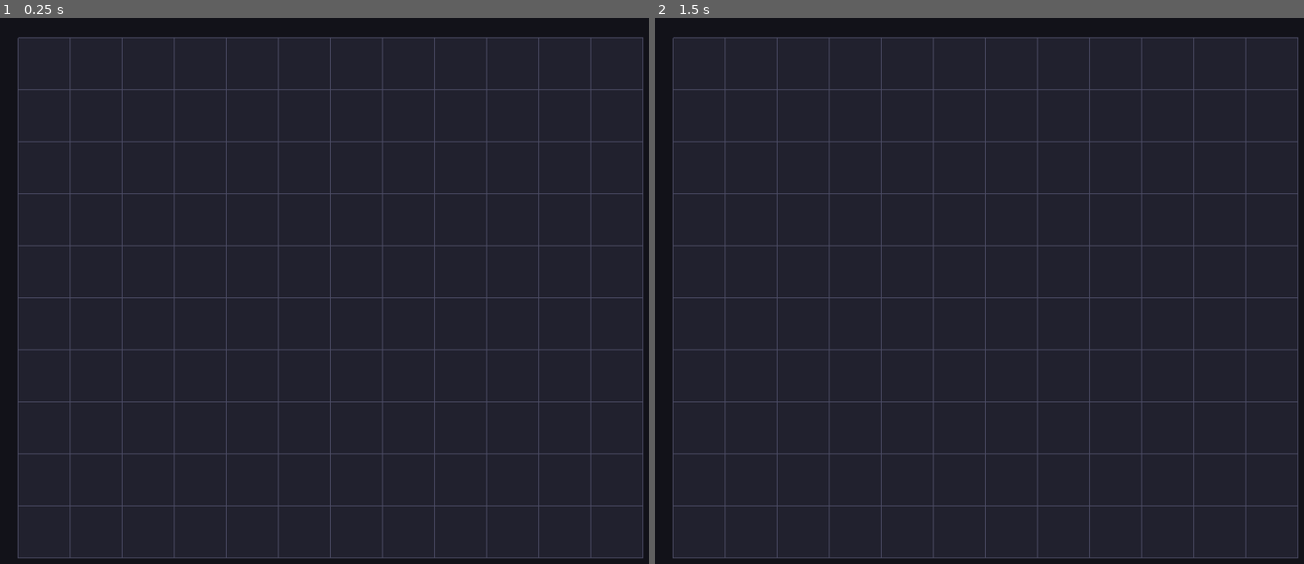
Above: before the commit, frames 1-2 (left to right).
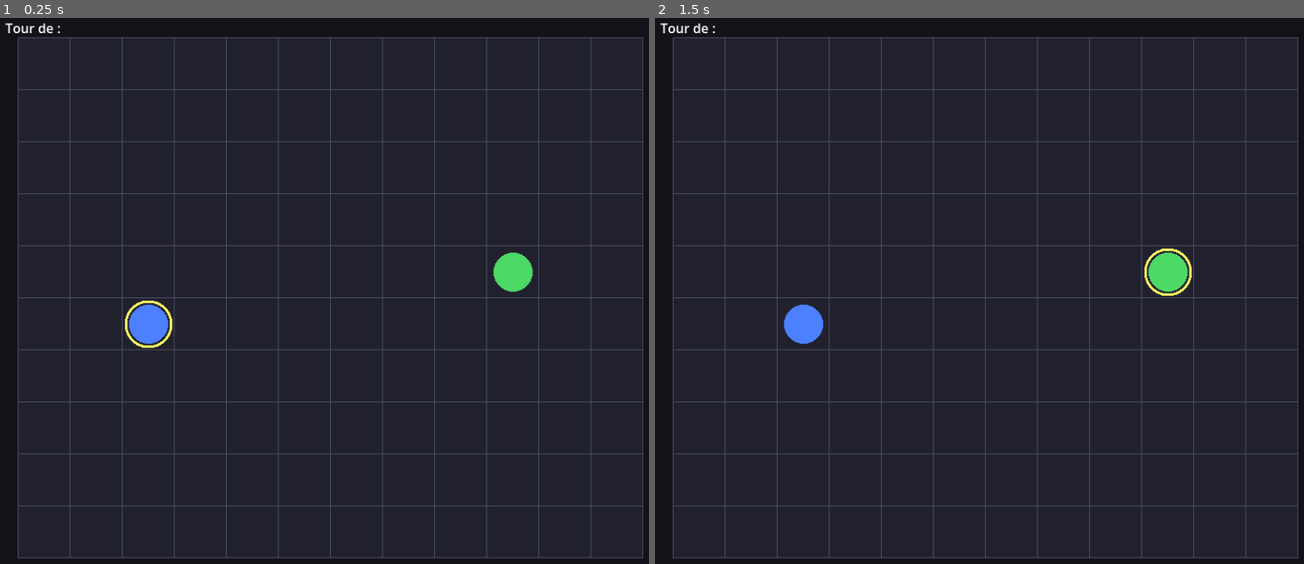
Above: after the commit, the same moments.

Repository: bodji27200-web/mon-jeux-video-
Game: Godot game, scene res://Main.tscn
The game is run twice, just before and just after one commit, with the same random seed, the same clock (stepped at 60 frames per second) and the same inputs.
Inputs:
- Up to frame 1 (0.25 s): no input
- Up to frame 2 (1.5 s): tap Enter (ui_accept) at 0.5, 1.35 s; hold Enter (ui_accept) 0.53-1.28 s

The runs differ from the first frame. In frame 1, 0.9% of the frame differs, in the area x 0-83%, y 0-61%; in frame 2, 0.9%, in the area x 0-83%, y 0-60%.

Commit message:
Etape 2: systeme de tours avec Tank et Archer (alternance via Espace)

Diff:
--- a/Grid.gd
+++ b/Grid.gd
@@ -33,3 +33,12 @@
 	for row in ROWS + 1:
 		var y := row * CELL_SIZE
 		draw_line(Vector2(0, y), Vector2(grid_width, y), COLOR_LINE, 1.0)
+
+
+# Renvoie le centre d'une case (en coordonnées locales à la grille).
+# Sert à positionner les unités sur la grille.
+func cell_to_local(cell: Vector2i) -> Vector2:
+	return Vector2(
+		cell.x * CELL_SIZE + CELL_SIZE / 2.0,
+		cell.y * CELL_SIZE + CELL_SIZE / 2.0
+	)
--- a/Main.tscn
+++ b/Main.tscn
@@ -1,9 +1,36 @@
-[gd_scene load_steps=2 format=3 uid="uid://b1rpgtactiquemain"]
+[gd_scene load_steps=4 format=3 uid="uid://b1rpgtactiquemain"]
 
 [ext_resource type="Script" path="res://Grid.gd" id="1_grid"]
+[ext_resource type="Script" path="res://Unit.gd" id="2_unit"]
+[ext_resource type="Script" path="res://TurnManager.gd" id="3_turn"]
 
 [node name="Main" type="Node2D"]
 
 [node name="Grid" type="Node2D" parent="."]
 position = Vector2(32, 32)
 script = ExtResource("1_grid")
+
+[node name="Tank" type="Node2D" parent="Grid"]
+script = ExtResource("2_unit")
+unit_name = "Tank"
+color = Color(0.3, 0.5, 1, 1)
+grid_position = Vector2i(2, 5)
+
+[node name="Archer" type="Node2D" parent="Grid"]
+script = ExtResource("2_unit")
+unit_name = "Archer"
+color = Color(0.3, 0.85, 0.4, 1)
+grid_position = Vector2i(9, 4)
+
+[node name="TurnManager" type="Node" parent="."]
+script = ExtResource("3_turn")
+turn_label = NodePath("../UI/TurnLabel")
+
+[node name="UI" type="CanvasLayer" parent="."]
+
+[node name="TurnLabel" type="Label" parent="UI"]
+offset_left = 16.0
+offset_top = 8.0
+offset_right = 400.0
+offset_bottom = 40.0
+text = "Tour de :"
--- /dev/null
+++ b/TurnManager.gd
@@ -0,0 +1,38 @@
+extends Node
+
+# Gère le système de tours : qui joue, et le passage au tour suivant.
+# Étape 2 : on alterne simplement entre les unités avec la touche Espace.
+
+@export var turn_label: Label
+
+var units: Array = []
+var current_index := 0
+
+
+func _ready() -> void:
+	# Récupère toutes les unités présentes sur la grille.
+	units = get_tree().get_nodes_in_group("units")
+	if units.is_empty():
+		return
+	_update_turn()
+
+
+func _unhandled_input(event: InputEvent) -> void:
+	# Espace (ou Entrée) = passer au tour suivant.
+	if event.is_action_pressed("ui_accept"):
+		next_turn()
+
+
+func next_turn() -> void:
+	if units.is_empty():
+		return
+	current_index = (current_index + 1) % units.size()
+	_update_turn()
+
+
+func _update_turn() -> void:
+	# Met en surbrillance l'unité active et met à jour le texte.
+	for i in units.size():
+		units[i].set_active(i == current_index)
+	if turn_label:
+		turn_label.text = "Tour de : %s" % units[current_index].unit_name
--- /dev/null
+++ b/Unit.gd
@@ -0,0 +1,34 @@
+extends Node2D
+
+# Une unité du jeu (pion). Pour l'instant : un simple cercle coloré, statique.
+# Le déplacement viendra à l'étape suivante.
+# Données configurables depuis l'éditeur (approche data-driven).
+
+@export var unit_name: String = "Unité"
+@export var color: Color = Color.WHITE
+@export var grid_position: Vector2i = Vector2i.ZERO
+
+const RADIUS := 24.0
+
+var _active := false  # true quand c'est le tour de cette unité
+
+
+func _ready() -> void:
+	add_to_group("units")
+	# Se place au centre de sa case (la grille est le parent).
+	var grid := get_parent()
+	if grid and grid.has_method("cell_to_local"):
+		position = grid.cell_to_local(grid_position)
+	queue_redraw()
+
+
+func set_active(active: bool) -> void:
+	_active = active
+	queue_redraw()
+
+
+func _draw() -> void:
+	draw_circle(Vector2.ZERO, RADIUS, color)
+	# Anneau jaune autour de l'unité dont c'est le tour.
+	if _active:
+		draw_arc(Vector2.ZERO, RADIUS + 4.0, 0.0, TAU, 32, Color(1, 1, 0.4), 3.0)
